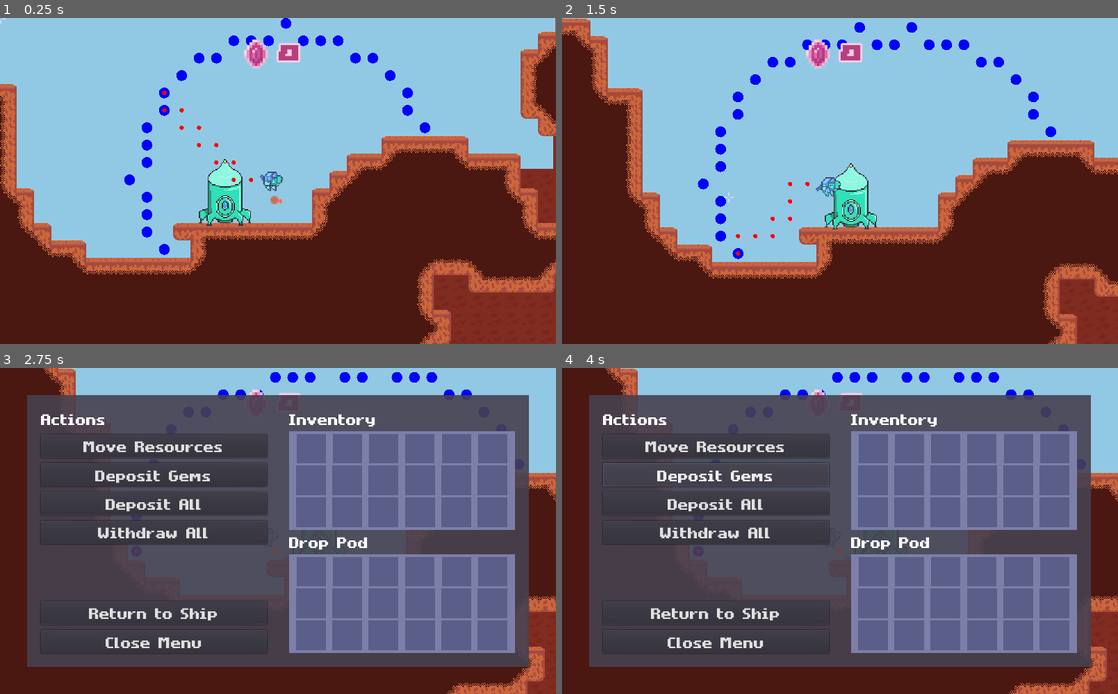
Above: before the commit, frames 1-4 (two rows, left to right).
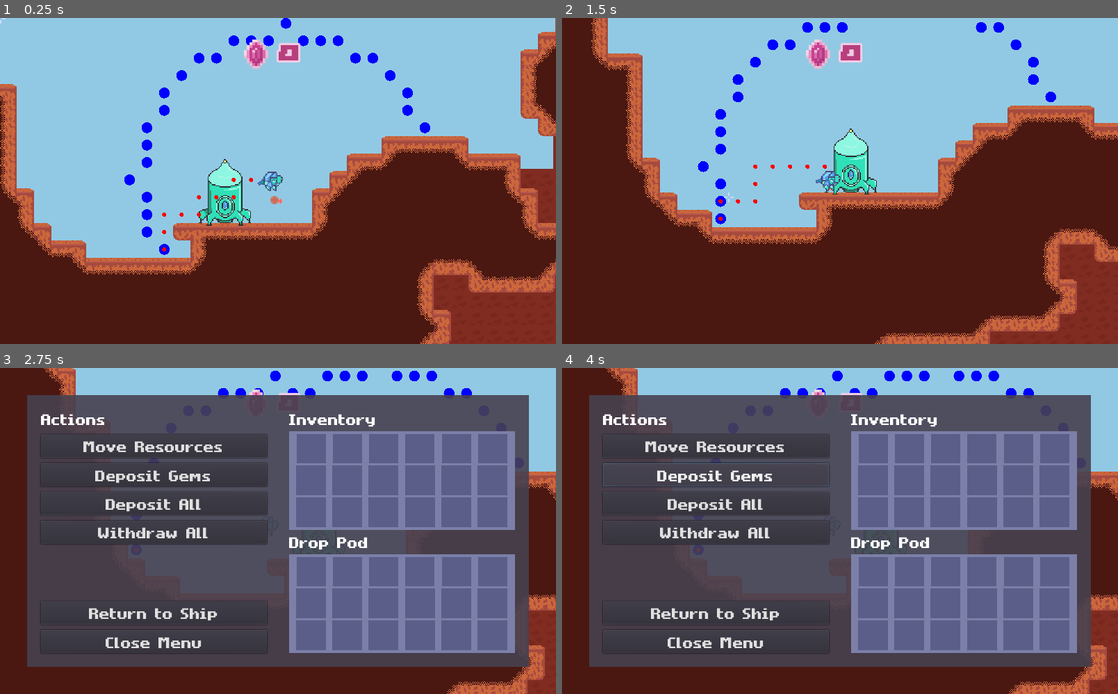
Above: after the commit, the same moments.

Repository: MichaelRRyan/Mecha-Miners
Game: Godot game, scene res://scenes/Gameplay.tscn
Two runs of this game, one before a commit and one after it. Both use one fixed random seed, a clock stepped at 60 frames per second and the inputs below.
Inputs (mouse positions are in pixels of both pictures, inside the frame that each line leads up to):
- Up to frame 1 (0.25 s): no input
- Up to frame 2 (1.5 s): tap Enter at 0.5 s; move the mouse to (962, 164) at 0.52 s; press the mouse at (962, 164) at 0.53 s; hold D (move_right) 0.53-1.28 s; tap W (jump) at 0.77 s; move the mouse to (728, 197) at 1.27 s; release the mouse at (728, 197) at 1.28 s; hold A (move_left) from 1.28 s (still down); right-click (728, 197) at 1.35 s
- Up to frame 3 (2.75 s): tap W (jump) at 1.52 s; move the mouse to (333, 459) at 2.02 s; release A (move_left) at 2.03 s; hold D (move_right) from 2.03 s (still down); hold E (interact) from 2.03 s (still down)
- Up to frame 4 (4 s): release D (move_right) at 2.75 s; release E (interact) at 2.75 s; click "Move Resources" at 2.75 s; click "Deposit Gems" at 3.5 s

The runs differ from the first frame. In frame 1, 0.2% of the frame differs, in the area x 29-50%, y 22-72%; in frame 2, 23%, in the area x 0-100%, y 0-100%; in frame 3, 1.1%; in frame 4, 1.1%.

Commit message:
Finished making the AI explore directionally

Diff:
--- a/scripts/ai/sensors/SpatialSensor.gd
+++ b/scripts/ai/sensors/SpatialSensor.gd
@@ -7,30 +7,24 @@
 
 # Public variables.
 var view_range_cells : int = 8 setget set_view_range_cells
+var direction : Vector2 = Vector2(0.0, 1.0)
 
 # Constants.
 const CELL_SIZE : float = 16.0
 const RECALCULATE_DISTANCE : float = CELL_SIZE * 3.0
 const RECALCULATE_DISTANCE_SQUARED : float = RECALCULATE_DISTANCE * RECALCULATE_DISTANCE
+const INVALID_CELL : Vector2 = Vector2(-1000, -1000)
 
 # Private variables
 var _view_range_cells_sq : int = view_range_cells * view_range_cells
 var _last_check_pos : Vector2 = Vector2.ZERO
-var _best_cell : Vector2 = Vector2.ZERO
 var _checked : Array = [] # Array<bool>
 var _queue : Array = [] # Array<Vector2>
 
 
 #-------------------------------------------------------------------------------
 func get_best_cell() -> Vector2:
-	return _best_cell
-
-
-#-------------------------------------------------------------------------------
-func get_next_best() -> Vector2:
-	if not _queue.empty():
-		return _queue.front()
-	return Vector2.ZERO
+	return _queue.front()
 
 
 #-------------------------------------------------------------------------------
@@ -46,7 +40,6 @@
 		_terrain = terrain_container.front()
 
 		var cell_pos = _terrain.world_to_map(global_position)
-		_best_cell = cell_pos
 		_queue.append(cell_pos)
 		_check_surroundings()
 
@@ -64,11 +57,8 @@
 func _check_surroundings() -> void:
 
 	var next_queue = []
-	var previous_best = _best_cell
+	var previous_best = _queue.front()
 	var my_cell_pos = _terrain.world_to_map(global_position)
-
-	# Reassesses the furthest cell is still within range and returns the distance.
-	var best_value = _reassess_furthest_cell(my_cell_pos)
 
 	# Loops for every cell in the queue, popping the front each time.
 	while not _queue.empty():
@@ -76,15 +66,16 @@
 
 		# If the cell is within range, checks all its neighbours.
 		if _is_within_range(next_cell, my_cell_pos):
-			best_value = _check_neighbours(next_cell, my_cell_pos, best_value)
+			_check_neighbours(next_cell)
 
 		# If the cell is outside the range, adds it to the next queue.
-		else: next_queue.append(next_cell)
+		else: _sorted_add(next_cell, next_queue)
 
 	_queue = next_queue
 
-	if previous_best != _best_cell:
-		emit_signal("new_furthest", _best_cell)
+	var best = _queue.front()
+	if previous_best != best:
+		emit_signal("new_furthest", best)
 
 
 #-------------------------------------------------------------------------------
@@ -103,8 +94,7 @@
 
 
 #-------------------------------------------------------------------------------
-func _check_neighbours(next_cell : Vector2, my_cell_pos : Vector2,
-					   best_value : float) -> float:
+func _check_neighbours(next_cell : Vector2) -> void:
 
 	# Loop through all neighbours.
 	for neighbour in _get_neighbours(next_cell):
@@ -117,39 +107,38 @@
 			if _terrain.is_empty(neighbour):
 				_queue.append(neighbour)
 
-				# Sets the cell as the new furthest cell if its distance is
-				#	greater than the previous furthest.
-				var dist_squared = (neighbour - my_cell_pos).length_squared()
-				var cell_value = _evaluate_cell(neighbour) + dist_squared
 
-				if cell_value > best_value:
-					best_value = cell_value
-					_best_cell = neighbour
-
-	return best_value
+#-------------------------------------------------------------------------------
+func _evaluate_cell(cell_pos : Vector2) -> int:
+	var value_vec = cell_pos * direction
+	var value = value_vec.x + value_vec.y
+	return value
 
 
 #-------------------------------------------------------------------------------
-# Assesses the furthest cell is still within range and returns the distance.
-func _reassess_furthest_cell(my_cell_pos : Vector2) -> float:
+func _sorted_add(cell_pos : Vector2, queue : Array) -> void:
+	if queue.empty():
+		queue.append(cell_pos)
 
-	var dist_squared = (_best_cell - my_cell_pos).length_squared()
+	else:
+		var start : int = 0
+		var end : int = queue.size()
+		var value : float = _evaluate_cell(cell_pos)
 
-	# Checks the furthest cell is still within range.
-	if dist_squared <= _view_range_cells_sq:
-		var cell_value = _evaluate_cell(_best_cell) + dist_squared
-		return cell_value
-	else:
-		_best_cell = Vector2.ZERO
-		return 0.0
+		while start < end - 1:
+			var half = (end - start) * 0.5
+			var index = start + half
 
+			if value > _evaluate_cell(queue[index]):
+				end -= half
+			else:
+				start += half
 
-#-------------------------------------------------------------------------------
-func _evaluate_cell(cell_pos : Vector2) -> int:
-	var dir = Vector2.DOWN
-	var value_vec = cell_pos * dir
-	var value = value_vec.x + value_vec.y
-	return value * 10.0
+		if value >= _evaluate_cell(queue[start]):
+			queue.insert(start, cell_pos)
+		else:
+			queue.insert(start + 1, cell_pos)
+
 
 #-------------------------------------------------------------------------------
 func _draw() -> void:
